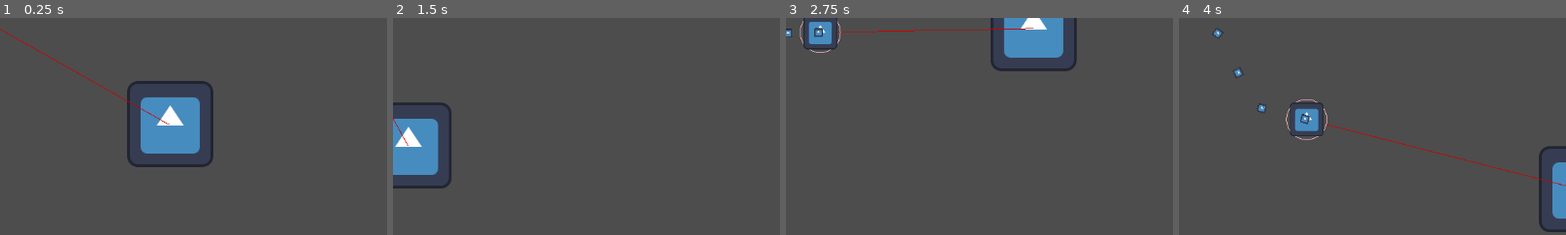
Above: before the commit, frames 1-4 (left to right).
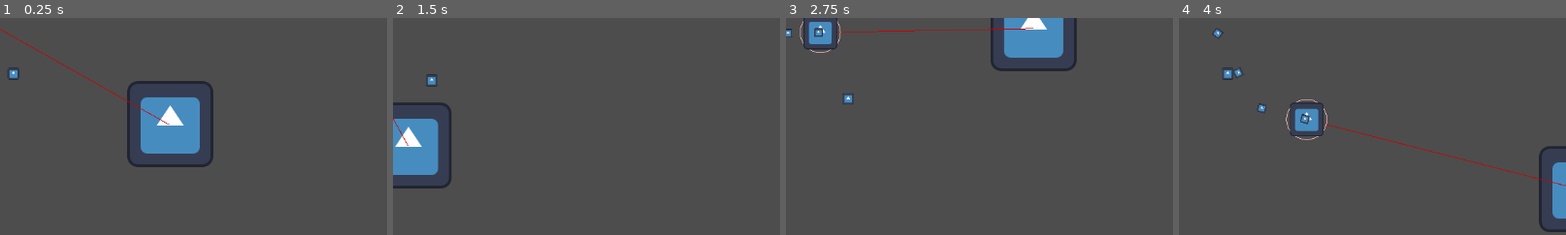
Above: after the commit, the same moments.

Repository: iris-nkhn/Mini-Jam-208
Game: Godot game, scene res://scenes/root.tscn
Two runs of this game, one before a commit and one after it. Both use one fixed random seed, a clock stepped at 60 frames per second and the inputs below. The engine's default icon, where the game draws it, is replaced by a stand-in: a white triangle on a blue panel in a dark square.
Inputs (mouse positions are % of the whole screen's width and height, from its top left):
- Up to frame 1 (0.25 s): no input
- Up to frame 2 (1.5 s): move the mouse to (72, 45) at 0.52 s; hold D (Right, bound only after the commit) 0.53-1.28 s; move the mouse to (30, 55) at 1.27 s; hold S (Down, bound only after the commit) from 1.28 s (still down)
- Up to frame 3 (2.75 s): move the mouse to (60, 28) at 2.02 s; release S (Down, bound only after the commit) at 2.03 s; hold D (Right, bound only after the commit) from 2.03 s (still down)
- Up to frame 4 (4 s): move the mouse to (45, 70) at 2.77 s; release D (Right, bound only after the commit) at 2.78 s; hold W (Up, bound only after the commit) 2.78-3.53 s; move the mouse to (80, 65) at 3.52 s; hold A (Left, bound only after the commit) from 3.53 s (still down)
The pictures show only the part of the screen within x 28-78%, y 26-76%; the shares and areas given below are measured in that part.

The runs differ from the first frame. In frame 1, 0.1% of the frame differs, in the area x 2-6%, y 22-29%; in frame 2, 0.1%; in frame 3, less than 0.1%; in frame 4, 0.1%.

Commit message:
both snake and necromancer added

Diff:
--- a/project.godot
+++ b/project.godot
@@ -20,6 +20,29 @@
 Banner="*uid://nlc7wmk4ddmy"
 Leader="*uid://c4noyvt4p4kvi"
 
+[input]
+
+Left={
+"deadzone": 0.2,
+"events": [Object(InputEventKey,"resource_local_to_scene":false,"resource_name":"","device":-1,"window_id":0,"alt_pressed":false,"shift_pressed":false,"ctrl_pressed":false,"meta_pressed":false,"pressed":false,"keycode":0,"physical_keycode":65,"key_label":0,"unicode":97,"location":0,"echo":false,"script":null)
+]
+}
+Up={
+"deadzone": 0.2,
+"events": [Object(InputEventKey,"resource_local_to_scene":false,"resource_name":"","device":-1,"window_id":0,"alt_pressed":false,"shift_pressed":false,"ctrl_pressed":false,"meta_pressed":false,"pressed":false,"keycode":0,"physical_keycode":87,"key_label":0,"unicode":119,"location":0,"echo":false,"script":null)
+]
+}
+Right={
+"deadzone": 0.2,
+"events": [Object(InputEventKey,"resource_local_to_scene":false,"resource_name":"","device":-1,"window_id":0,"alt_pressed":false,"shift_pressed":false,"ctrl_pressed":false,"meta_pressed":false,"pressed":false,"keycode":0,"physical_keycode":68,"key_label":0,"unicode":100,"location":0,"echo":false,"script":null)
+]
+}
+Down={
+"deadzone": 0.2,
+"events": [Object(InputEventKey,"resource_local_to_scene":false,"resource_name":"","device":-1,"window_id":0,"alt_pressed":false,"shift_pressed":false,"ctrl_pressed":false,"meta_pressed":false,"pressed":false,"keycode":0,"physical_keycode":83,"key_label":0,"unicode":115,"location":0,"echo":false,"script":null)
+]
+}
+
 [physics]
 
 3d/physics_engine="Jolt Physics"
--- /dev/null
+++ b/scenes/follower/area_2d.gd
@@ -0,0 +1,14 @@
+extends Area2D
+
+
+
+# Called when the node enters the scene tree for the first time.
+func _ready() -> void:
+	area_entered.connect(Leader._on_area_entered.bind(self))
+
+	pass # Replace with function body.
+
+
+# Called every frame. 'delta' is the elapsed time since the previous frame.
+func _process(delta: float) -> void:
+	pass
--- a/scenes/follower/follower_1.tscn
+++ b/scenes/follower/follower_1.tscn
@@ -1,6 +1,10 @@
 [gd_scene format=3 uid="uid://c3a7ai6m6vb70"]
 
+[ext_resource type="Script" uid="uid://bmulpyo3hugri" path="res://scenes/follower/area_2d.gd" id="2_b5sj2"]
 [ext_resource type="Texture2D" uid="uid://bfkdovg11bbud" path="res://icon.svg" id="3_bhxwe"]
+
+[sub_resource type="CircleShape2D" id="CircleShape2D_s2ble"]
+radius = 20.0
 
 [node name="Follower1" type="PathFollow2D" unique_id=491673986]
 loop = false
@@ -8,3 +12,9 @@
 [node name="Sprite2D" type="Sprite2D" parent="." unique_id=1435422461]
 scale = Vector2(0.1, 0.1)
 texture = ExtResource("3_bhxwe")
+
+[node name="Area2D" type="Area2D" parent="." unique_id=1529005253]
+script = ExtResource("2_b5sj2")
+
+[node name="CollisionShape2D" type="CollisionShape2D" parent="Area2D" unique_id=870890676]
+shape = SubResource("CircleShape2D_s2ble")
--- a/scenes/leader/body.gd
+++ b/scenes/leader/body.gd
@@ -7,6 +7,7 @@
 var tail : Array[PathFollow2D]
 var debug_color : Color = Color(0.808, 0.0, 0.0, 1.0)
 var path : Curve2D = Curve2D.new()
+@onready var enclosed_area : Area2D = $Area2D
 # Called when the node enters the scene tree for the first time.
 func _ready() -> void:
 	initialize_tail()
@@ -25,11 +26,7 @@
 		path.remove_point(0)
 	queue_redraw()
 
-	if check_closed_loop():
-		var points = path.get_baked_points()
-		var polygon : CollisionPolygon2D = CollisionPolygon2D.new()
-		polygon.set_polygon(points)
-	pass
+
 
 func _draw() -> void:
 	if goal != null:
@@ -69,14 +66,40 @@
 		$Path2D.add_child(segment)
 		segment.set_progress(16 * i)
 
+
 func update_tail() -> void:
 	for i in tail.size():
 		tail[i].progress_ratio = 1 - 0.10 * i
 
+
 func check_closed_loop() -> bool:
 	var A = path.get_closest_point(position)
 	var B = position
-	draw
 	if to_global(path.get_closest_point(position)).distance_to(global_position) <= 10:
 		return true
 	else: return false
+
+func _on_area_entered(area: Area2D, source: Area2D) -> void:
+	if area.get_parent() == tail[0] && source.get_parent() == tail.back():
+		print("circulo cerrado")
+		circle_within()
+	pass
+
+func circle_within() -> void:
+	var points = path.get_baked_points()
+	var polygon : CollisionPolygon2D = CollisionPolygon2D.new()
+	polygon.set_polygon(points)
+	enclosed_area.add_child(polygon)
+	var body_list = enclosed_area.get_overlapping_bodies()
+	for i in body_list:
+		if i.is_class("grave"):
+			var grave_type
+			remove_grave(i)
+			revive(grave_type)
+
+	pass
+func remove_grave(a) -> void:
+	pass
+
+func revive(b) -> void:
+	pass
--- a/scenes/leader/leader.tscn
+++ b/scenes/leader/leader.tscn
@@ -27,3 +27,5 @@
 [node name="Path2D" type="Path2D" parent="." unique_id=1570845562]
 top_level = true
 curve = SubResource("Curve2D_mnww2")
+
+[node name="Area2D" type="Area2D" parent="." unique_id=575253066]
--- /dev/null
+++ b/scenes/necro/necro.gd
@@ -0,0 +1,28 @@
+extends CharacterBody2D
+
+
+const SPEED = 50
+
+func _ready() -> void:
+	pass
+func _physics_process(delta: float) -> void:
+	# We create a local variable to store the input direction.
+	var direction = Vector2.ZERO
+
+	# We check for each move input and update the direction accordingly.
+	if Input.is_action_pressed("Right"):
+		direction.x += 1
+	if Input.is_action_pressed("Left"):
+		direction.x -= 1
+	if Input.is_action_pressed("Down"):
+		direction.y += 1
+	if Input.is_action_pressed("Up"):
+		direction.y -= 1
+
+	if direction:
+		print(direction)
+		velocity = direction * SPEED
+	else:
+		velocity = Vector2.ZERO
+
+	move_and_slide()
--- /dev/null
+++ b/scenes/necro/necro.tscn
@@ -0,0 +1,17 @@
+[gd_scene format=3 uid="uid://cq6bsdr6wjdp6"]
+
+[ext_resource type="Script" uid="uid://bysn6bgdslxum" path="res://scenes/necro/necro.gd" id="1_jmj1b"]
+[ext_resource type="Texture2D" uid="uid://bfkdovg11bbud" path="res://icon.svg" id="2_7h2ay"]
+
+[sub_resource type="CircleShape2D" id="CircleShape2D_lkvh4"]
+
+[node name="Necro" type="CharacterBody2D" unique_id=1549876970]
+motion_mode = 1
+script = ExtResource("1_jmj1b")
+
+[node name="CollisionShape2D" type="CollisionShape2D" parent="." unique_id=931468741]
+shape = SubResource("CircleShape2D_lkvh4")
+
+[node name="Sprite2D" type="Sprite2D" parent="." unique_id=1747640233]
+scale = Vector2(0.135, 0.135)
+texture = ExtResource("2_7h2ay")
--- a/scenes/root.tscn
+++ b/scenes/root.tscn
@@ -1,3 +1,9 @@
 [gd_scene format=3 uid="uid://cqak04x7ktl1r"]
 
+[ext_resource type="PackedScene" uid="uid://cq6bsdr6wjdp6" path="res://scenes/necro/necro.tscn" id="1_j5px3"]
+
 [node name="Root" type="Node2D" unique_id=2145283830]
+
+[node name="Necro" parent="." unique_id=1549876970 instance=ExtResource("1_j5px3")]
+position = Vector2(343, 249)
+motion_mode = 1
Not shown, added: scenes/follower/area_2d.gd.uid
Not shown, added: scenes/necro/necro.gd.uid
